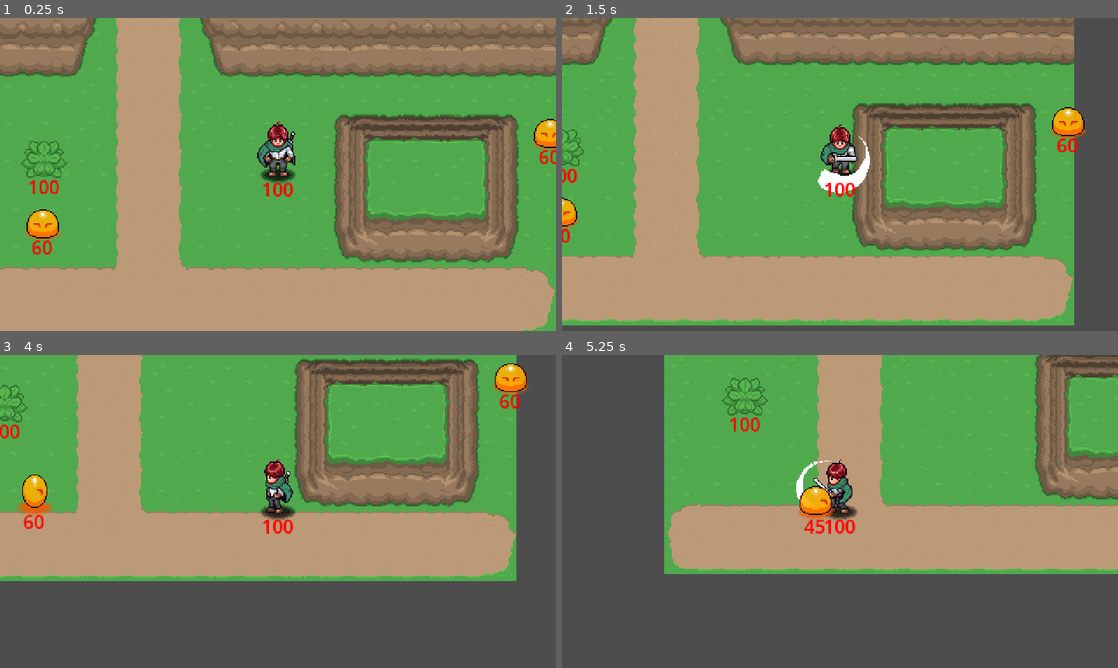
Above: before the commit, frames 1-4 (two rows, left to right).
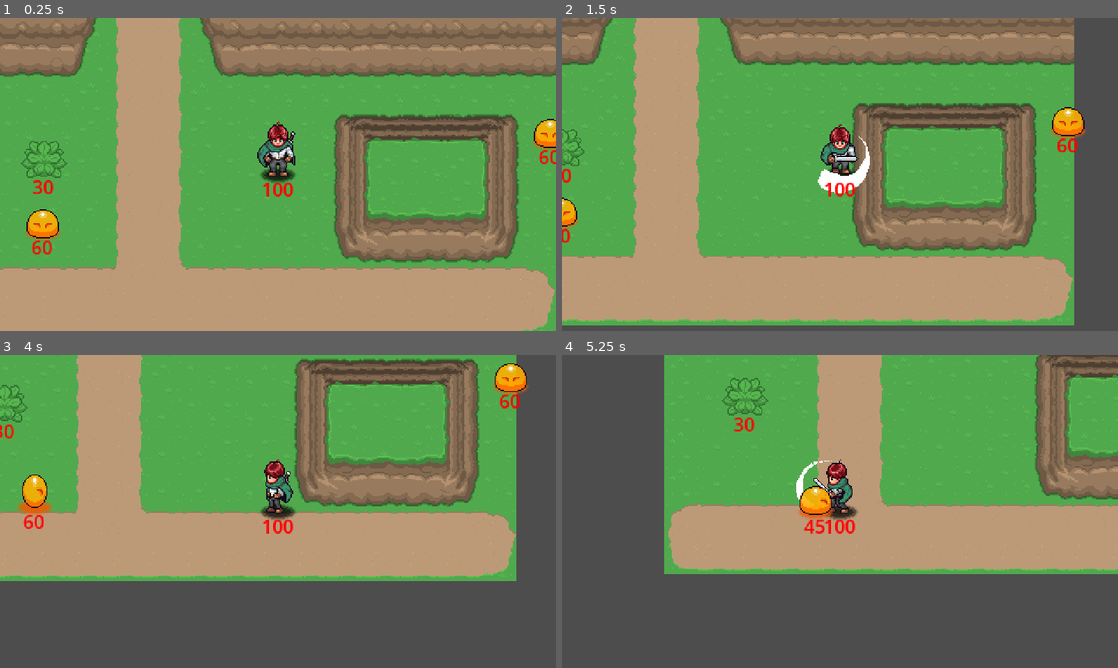
Above: after the commit, the same moments.

Repository: dylanwaling/aarpg
Game: Godot game, scene res://playground.tscn
The game is run twice, just before and just after one commit, with the same random seed, the same clock (stepped at 60 frames per second) and the same inputs. Sound files missing from this copy of the repository are replaced by a short silence.
Inputs (mouse positions are in pixels of both pictures, inside the frame that each line leads up to):
- Up to frame 1 (0.25 s): no input
- Up to frame 2 (1.5 s): move the mouse to (962, 158) at 0.52 s; press the mouse at (962, 158) at 0.53 s; hold D (right) 0.53-1.28 s; move the mouse to (728, 190) at 1.27 s; release the mouse at (728, 190) at 1.28 s; hold S (down) from 1.28 s (still down); click (728, 190) at 1.35 s
- Up to frame 3 (4 s): move the mouse to (333, 442) at 2.02 s; release S (down) at 2.03 s; hold D (right) 2.03-2.78 s; hold Space (dash) 2.03-2.78 s; click (333, 442) at 2.3 s; move the mouse to (250, 574) at 2.77 s; hold W (up) 2.78-3.53 s; click (250, 574) at 2.85 s; move the mouse to (444, 558) at 3.52 s; press the mouse at (444, 558) at 3.53 s; hold A (left) from 3.53 s (still down)
- Up to frame 4 (5.25 s): move the mouse to (673, 464) at 4.27 s; release the mouse at (673, 464) at 4.28 s; tap Space (dash) at 4.35 s; click (673, 464) at 4.55 s; move the mouse to (867, 511) at 5.02 s; release A (left) at 5.03 s; press the mouse at (867, 511) at 5.03 s; hold S (down) from 5.03 s (still down)

The runs differ from the first frame. In frame 1, 0.2% of the frame differs, in the area x 5-11%, y 51-57%; in frame 2, less than 0.1%; in frame 3, 0.1%; in frame 4, 0.2%.

Commit message:
v0.0.48 stable damage system

Diff:
--- a/Enemies/Scripts/Enemy.gd
+++ b/Enemies/Scripts/Enemy.gd
@@ -124,7 +124,6 @@
 
 func _on_health_died():
 	"""Handle enemy death - play death animation, drop items, etc."""
-	print("Enemy ", name, " died! Removing from scene.")
 	is_dead = true
 	# For now, just remove the enemy
 	queue_free()
--- a/GeneralNodes/Health/Health.gd
+++ b/GeneralNodes/Health/Health.gd
@@ -112,8 +112,6 @@
 	is_dead = true
 	current_health = 0
 
-	print("Health component: Entity dying, emitting died signal")
-
 	# Emit death signal
 	died.emit()
 
@@ -156,12 +154,9 @@
 
 func _update_health_display():
 	"""Update the visual health display"""
-	print("Updating health display: ", current_health, "/", max_health, " - Show display: ", show_health_display)
-
 	if health_label and show_health_display:
 		# Update text display
 		health_label.text = str(current_health)
-		print("Updated health label to: ", health_label.text)
 
 		# Update health bar if it exists
 		var health_bar = get_node_or_null("HealthBar")
@@ -170,7 +165,6 @@
 		if health_bar and health_bar.has_method("set_value"):
 			var percentage = float(current_health) / float(max_health) * 100.0
 			health_bar.value = percentage
-			print("Updated health bar to: ", percentage, "%")
 
 		# Make text more visible when health is low
 		if current_health <= max_health * 0.3:  # 30% health or less
--- a/GeneralNodes/Hitbox/Hitbox.gd
+++ b/GeneralNodes/Hitbox/Hitbox.gd
@@ -26,38 +26,25 @@
 	_is_active = true
 	_targets_hit.clear()
 	monitoring = true
-	print("Hitbox activated: damage=", damage, " Layer=", collision_layer, " Mask=", collision_mask)
-
-	# Debug: Check what areas are currently overlapping
-	var overlapping = get_overlapping_areas()
-	print("Currently overlapping with ", overlapping.size(), " areas: ", overlapping)
 
 func deactivate():
 	"""Deactivate hitbox"""
 	_is_active = false
 	monitoring = false
-	print("Hitbox deactivated after hitting ", _targets_hit.size(), " targets")
 
 func _on_area_entered(area: Area2D):
 	"""When we hit a hurtbox"""
-	print("Hitbox detected collision with: ", area.name, " - Active: ", _is_active)
-
 	if not _is_active:
-		print("Hitbox not active, ignoring collision")
 		return
 
 	# Only hit hurtboxes
 	if not area.has_method("take_hit"):
-		print("Area ", area.name, " doesn't have take_hit method")
 		return
 
 	# Don't hit the same target twice
 	var target_owner = area.get_parent()
 	if target_owner in _targets_hit:
-		print("Already hit target: ", target_owner.name)
 		return
-
-	print("Hitbox hitting: ", area.name)
 
 	# Deal damage through the hurtbox
 	area.take_hit(damage, knockback_force, global_position)
--- a/GeneralNodes/Hurtbox/HurtBox.gd
+++ b/GeneralNodes/Hurtbox/HurtBox.gd
@@ -31,17 +31,11 @@
 		print("HurtBox: Still immune to damage (" + str(_damage_immunity_timer) + "s left)")
 		return
 
-	print("HurtBox taking ", damage_amount, " damage")
-
 	# Start immunity period
 	_damage_immunity_timer = _damage_immunity_duration
 
 	# Apply damage
 	_health_component.take_damage(damage_amount)
-
-	# Debug: Show current health after damage
-	if _health_component.has_method("get_health"):
-		print("Enemy health after damage: ", _health_component.get_health(), "/", _health_component.max_health)
 
 	# Apply knockback to parent
 	var parent = get_parent()
--- a/Player/Scripts/AttackState.gd
+++ b/Player/Scripts/AttackState.gd
@@ -274,21 +274,13 @@
 	# Set up collision layers for player attacks
 	# Layer 3 = Player Attacks: 2^(3-1) = 2^2 = 4
 	# Mask 12 = Enemy Hurtboxes: 2^(12-1) = 2^11 = 2048
+	# Mask 6 = Environment Objects: 2^(6-1) = 2^5 = 32
 	_current_hitbox.collision_layer = 4  # Layer 3
-	_current_hitbox.collision_mask = 2048  # Detects Layer 12
-
-	print("Player hitbox created - Layer: ", _current_hitbox.collision_layer, " Mask: ", _current_hitbox.collision_mask)
+	_current_hitbox.collision_mask = 2048 + 32  # Detects Layer 12 (enemies) + Layer 6 (plants)
 
 	# Set up damage values using new professional system
 	_current_hitbox.damage = attack_damage
 	_current_hitbox.knockback_force = knockback_strength
-
-	# Debug: Check hitbox setup
-	print("Hitbox position: ", _current_hitbox.global_position)
-	print("Hitbox has CollisionShape2D: ", _current_hitbox.get_node_or_null("CollisionShape2D") != null)
-	if _current_hitbox.get_node_or_null("CollisionShape2D"):
-		var collision_shape = _current_hitbox.get_node("CollisionShape2D")
-		print("CollisionShape2D disabled: ", collision_shape.disabled)
 
 	# Wait one frame for collision system to register, then activate
 	await get_tree().process_frame
--- a/Props/Plants/Plant.gd
+++ b/Props/Plants/Plant.gd
@@ -10,46 +10,36 @@
 
 # Node references
 @onready var sprite: Sprite2D = $Sprite2D
-@onready var hitbox: Area2D = $HitBox
+@onready var hurtbox: Area2D = $HurtBox  # Changed from hitbox to hurtbox
 @onready var static_body: StaticBody2D = $StaticBody2D
 @onready var health_component: Node2D = $Health     # The health management component
 
 func _ready():
-	# Configure using modular system
-	if hitbox and hitbox.has_method("setup_plant_hurtbox"):
-		hitbox.setup_plant_hurtbox()  # Set up collision for plant
+	# Configure using new professional system
+	if hurtbox and hurtbox.has_method("setup_environment_hurtbox"):
+		hurtbox.setup_environment_hurtbox()  # Set up collision for plant
 
-	# Set up health component for plants
+	# Set up health component for plants - 30 HP for 2 hits (15 damage × 2 = 30)
 	if health_component:
-		health_component.setup_plant_health(1, false)  # 1 HP, no display
-		# Health component auto-connects to our methods
-
-func _on_hitbox_area_entered(area):
-	"""Called when player attack hitbox enters our detection area"""
-	# Check if the area is an attack hitbox with damage capability
-	if area.has_method("activate_hitbox") and area.get("damage") != null:
-		# This is a valid attack hitbox - break the plant
-		break_plant()
+		health_component.setup_plant_health(30, true)  # 30 HP, show display
+		# Connect to death signal (it's called 'died', not 'entity_died')
+		health_component.died.connect(_on_health_died)
 
 func break_plant():
-	"""Handle the plant breaking when hit by player attacks"""
+	"""Handle the plant breaking when health reaches 0"""
 	if is_broken:
 		return
 
 	is_broken = true
 
-	# Update health component (deal enough damage to kill it)
-	if health_component and health_component.is_alive():
-		health_component.take_damage(health_component.get_health())
-
 	# Hide the plant sprite
 	if sprite:
 		sprite.visible = false
 
-	# Disable hitbox collision detection so it can't be hit again
-	if hitbox:
-		hitbox.set_deferred("monitoring", false)
-		hitbox.set_deferred("monitorable", false)
+	# Disable hurtbox collision detection so it can't be hit again
+	if hurtbox:
+		hurtbox.set_deferred("monitoring", false)
+		hurtbox.set_deferred("monitorable", false)
 
 	# Disable static body collision so player can walk through
 	if static_body:
@@ -77,10 +67,10 @@
 	if sprite:
 		sprite.visible = true
 
-	# Re-enable hitbox collision detection so it can be hit again
-	if hitbox:
-		hitbox.set_deferred("monitoring", true)
-		hitbox.set_deferred("monitorable", true)
+	# Re-enable hurtbox collision detection so it can be hit again
+	if hurtbox:
+		hurtbox.set_deferred("monitoring", true)
+		hurtbox.set_deferred("monitorable", true)
 
 	# Re-enable static body collision so it blocks player movement
 	if static_body:
@@ -99,6 +89,5 @@
 
 func _on_health_died():
 	"""Called when health component reaches 0"""
-	# Additional death effects can go here
-	# The visual hiding is already handled in break_plant()
-	pass
+	# Break the plant when health reaches 0
+	break_plant()
--- a/Props/Plants/Plant.tscn
+++ b/Props/Plants/Plant.tscn
@@ -1,8 +1,9 @@
-[gd_scene load_steps=7 format=3 uid="uid://cg0nybyh2yhy8"]
+[gd_scene load_steps=8 format=3 uid="uid://cg0nybyh2yhy8"]
 
 [ext_resource type="Script" uid="uid://d2x1l5c2qtqrn" path="res://Props/Plants/Plant.gd" id="1_akllp"]
 [ext_resource type="Texture2D" uid="uid://b7n07ua02bubd" path="res://Props/Sprites/Props.png" id="1_e71d2"]
 [ext_resource type="PackedScene" uid="uid://dlg0dema0uf3w" path="res://GeneralNodes/Hitbox/HitBox.tscn" id="2_akllp"]
+[ext_resource type="Script" uid="uid://dq4wfb6ceho5w" path="res://GeneralNodes/Hurtbox/HurtBox.gd" id="4_oun8e"]
 [ext_resource type="PackedScene" uid="uid://bqqeepb7e0e8d" path="res://GeneralNodes/Health/Health.tscn" id="4_w3sfv"]
 
 [sub_resource type="RectangleShape2D" id="RectangleShape2D_akllp"]
@@ -20,12 +21,13 @@
 hframes = 16
 vframes = 3
 
-[node name="HitBox" parent="." instance=ExtResource("2_akllp")]
+[node name="HurtBox" parent="." instance=ExtResource("2_akllp")]
 position = Vector2(0, -2)
-collision_layer = 64
-collision_mask = 4
+collision_layer = 32
+collision_mask = 0
+script = ExtResource("4_oun8e")
 
-[node name="CollisionShape2D2" type="CollisionShape2D" parent="HitBox"]
+[node name="CollisionShape2D2" type="CollisionShape2D" parent="HurtBox"]
 position = Vector2(0, -5.5)
 shape = SubResource("RectangleShape2D_akllp")
 
